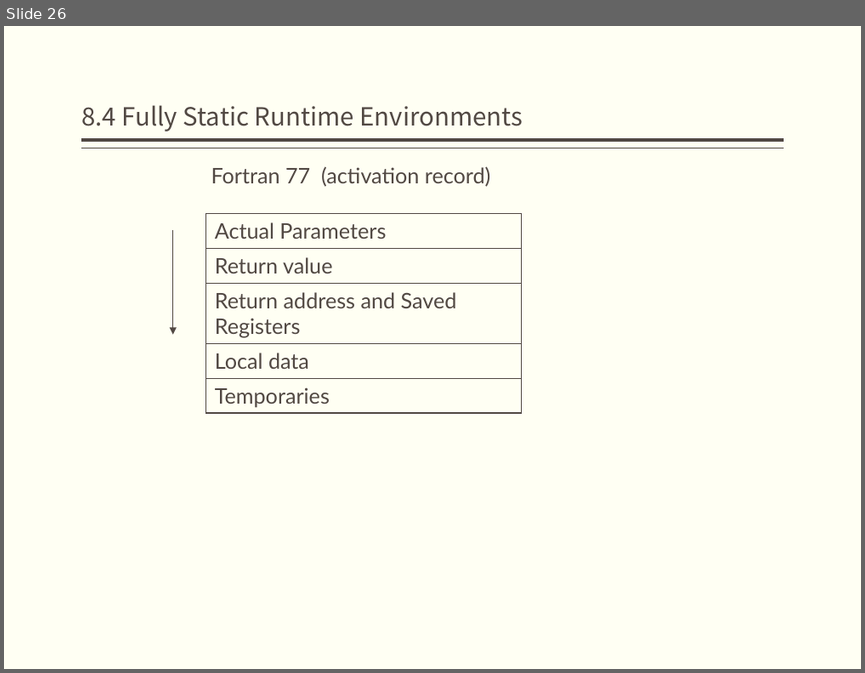
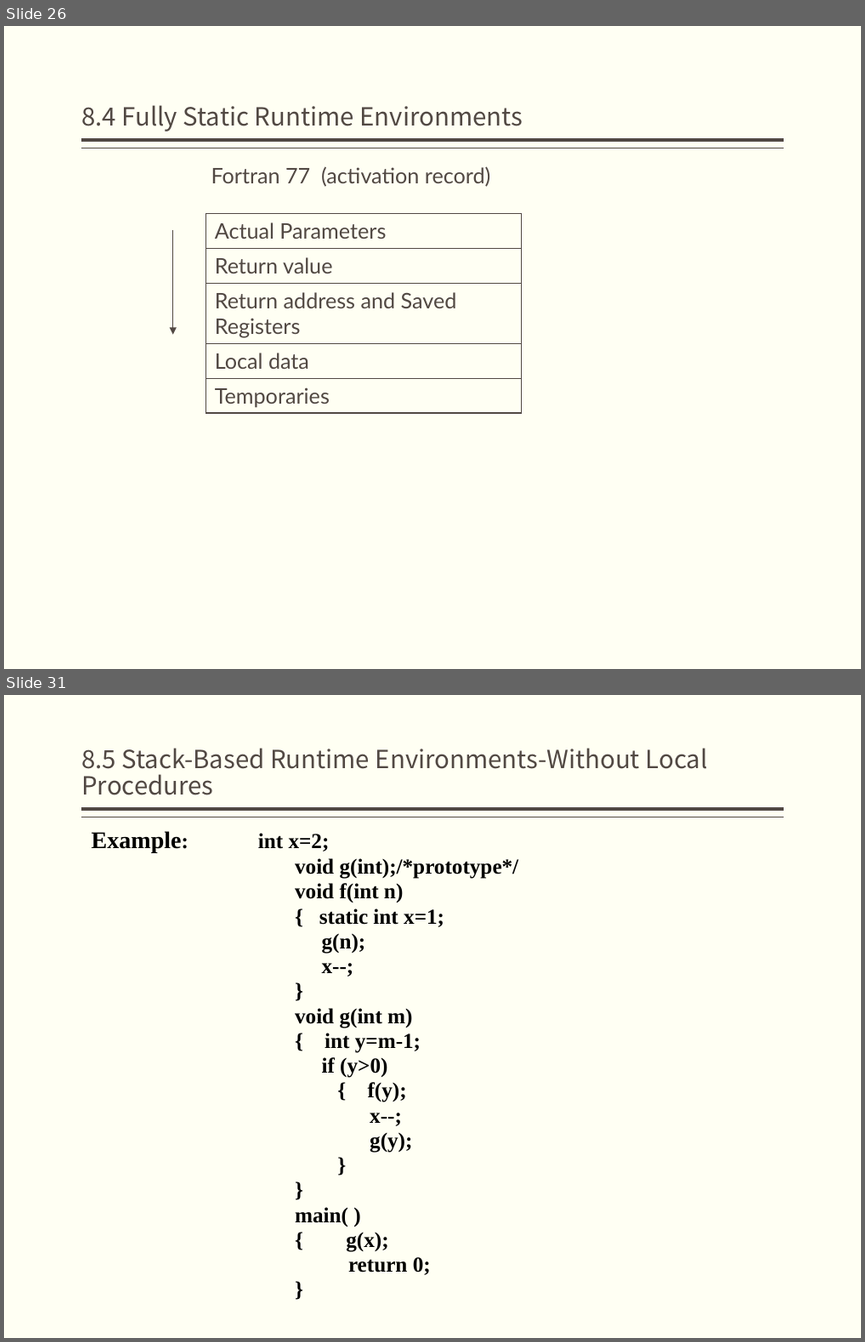
Before and after one commit to jz81/jz81.github.io, a slide deck: course/compiler/lecture/(Spring2020)Lecture8.pptx. Shown one above the other, each under a label of ours: slide 26 before the commit, slides 26 and 31 after it; the slides between them are not shown. The pictures are 865x673 and 865x1342 pixels, drawn with LibreOffice and Linux fonts; fonts in the diff are those of the drawing. Boxes give left, top, right and bottom in pixels: in the first picture for what was removed or moved away, otherwise in the second. Text is boxed around its words. In the diff, an @@ line names an element or a change of style, - is before the commit and + after.

Commit message:
revise

```diff
--- a/course/compiler/lecture/(Spring2020)Lecture8.pptx
+++ b/course/compiler/lecture/(Spring2020)Lecture8.pptx
@@ slide 31 added at (4, 695, 861, 1338), background #FFFFF3; not listed: 2 template elements that a slide beside it also shows @@
@@ title added at (81, 748, 708, 795), 21 pt, text #514843 @@
+8.5 Stack-Based Runtime Environments-Without Local Procedures
@@ text added at (92, 831, 519, 1275), 18 pt, text #000000, bold @@
+Example: int x=2;
+void g(int);/*prototype*/
+void f(int n)
+{ static int x=1;
+g(n);
+x--;
+}
+void g(int m)
+{ int y=m-1;
+if (y>0)
+{ f(y);
+x--;
+g(y);
+}
+}
+main( )
+{ g(x);
+return 0;
+}
```
Also in this commit, not shown: 4 slides changed, 4 other slides added.
